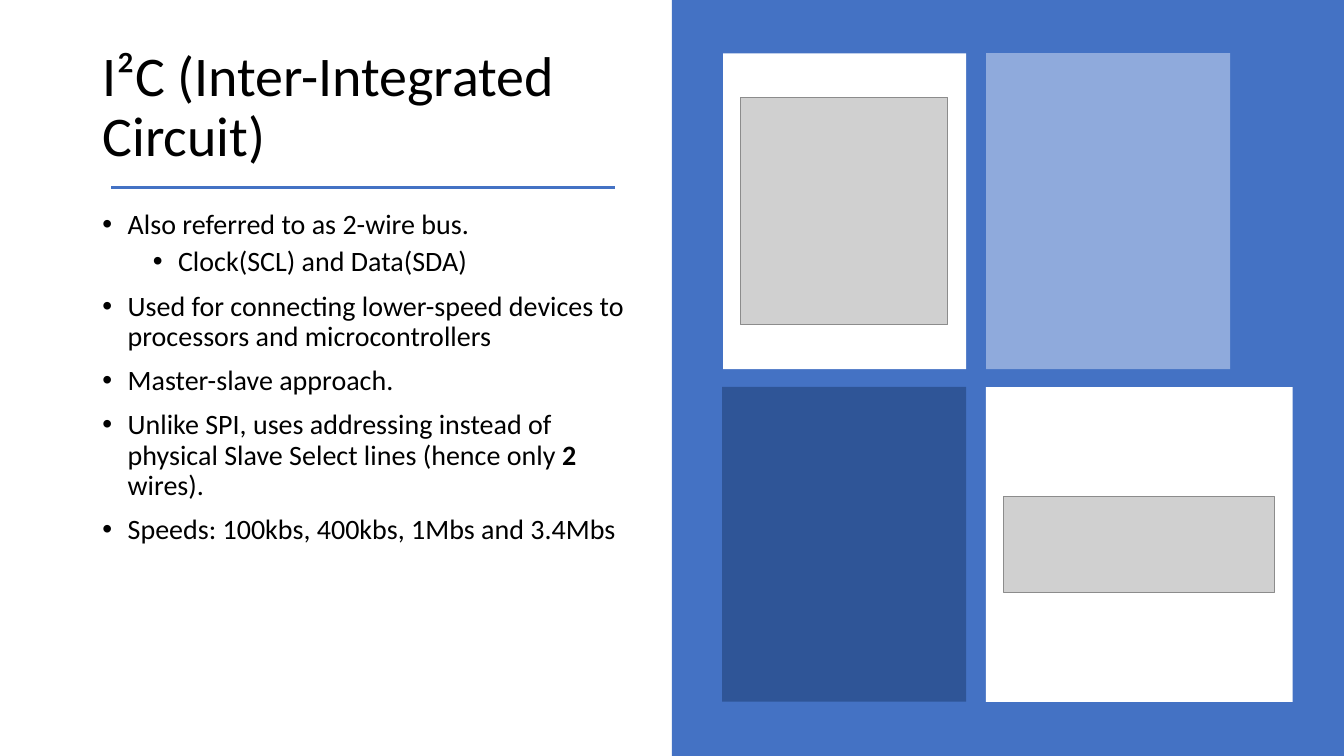
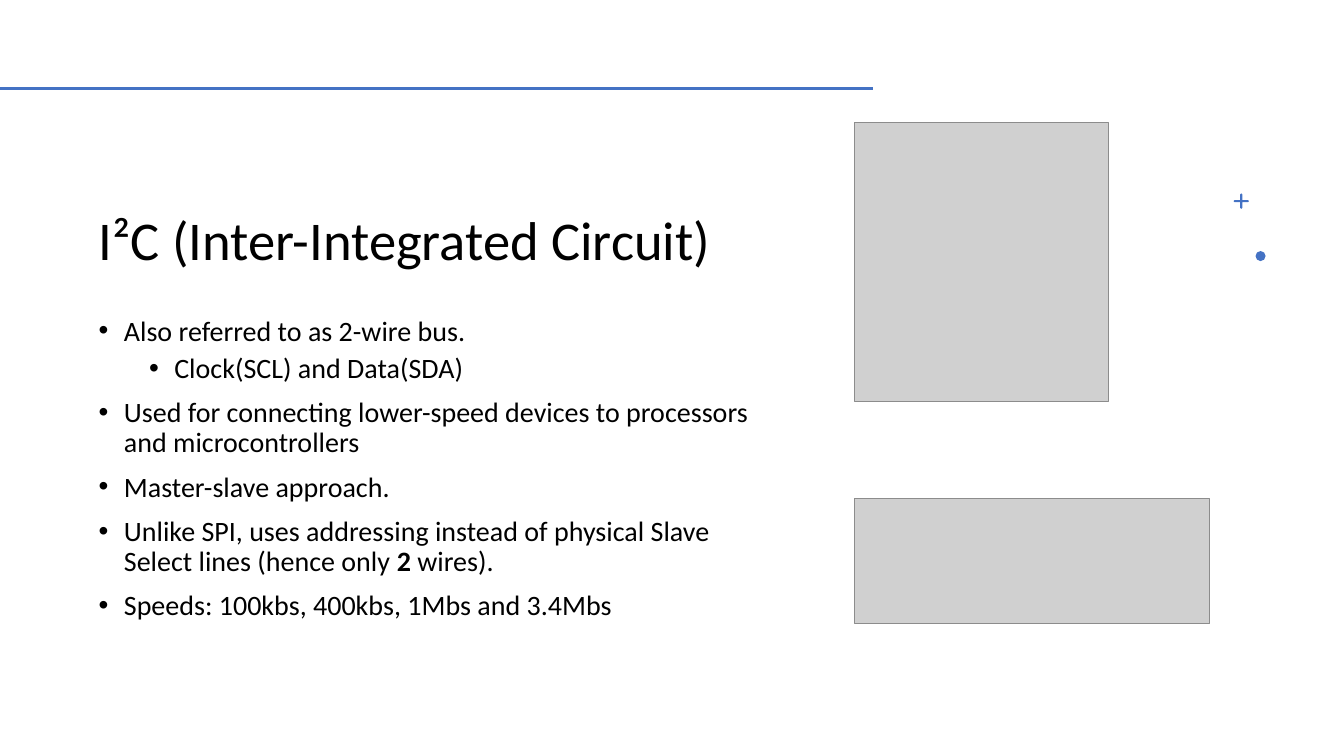
Before and after one commit to fxwalsh/IoT-Protocols-2026, a slide deck: slide 18 of topic-04/talk-4/Serial Bus Comms.pptx. Drawn at 1344x756 pixels with LibreOffice and Linux fonts; fonts in the diff are those of the drawing; grey boxes stand for pictures. Boxes give left, top, right and bottom in pixels: in the first picture for what was removed or moved away, otherwise in the second. Text is boxed around its words. In the diff, an @@ line names an element or a change of style, - is before the commit and + after.

```diff
--- a/topic-04/talk-4/Serial Bus Comms.pptx
+++ b/topic-04/talk-4/Serial Bus Comms.pptx
@@ rectangle removed at (x1=673, y1=0, x2=1344, y2=756) @@
@@ rectangle removed at (x1=723, y1=53, x2=966, y2=369) @@
@@ rectangle removed at (x1=986, y1=53, x2=1230, y2=370) @@
@@ line added from (0, 89) to (871, 89), #ED7D31 2 pt @@
@@ title "I²C (Inter-Integrated Circuit)" moved from (x1=102, y1=52, x2=554, y2=164) to (x1=99, y1=218, x2=710, y2=270) @@
@@ title "I²C (Inter-Integrated Circuit)" at (x1=99, y1=218, x2=710, y2=270): size 40 to 39 pt @@
@@ picture resized from (x1=740, y1=97, x2=948, y2=325) to (x1=855, y1=123, x2=1109, y2=401) @@
@@ line removed from (111, 188) to (615, 188) @@
@@ freeform shape added at (x1=1234, y1=194, x2=1249, y2=209), fill #4472C4 @@
@@ freeform shape added at (x1=1256, y1=251, x2=1266, y2=261), fill #4472C4 @@
@@ text "Also referred to as 2-wire ..." rewrapped from (x1=128, y1=214, x2=624, y2=544) to (x1=124, y1=321, x2=748, y2=620) @@
@@ rectangle removed at (x1=722, y1=387, x2=966, y2=702) @@
@@ rectangle removed at (x1=986, y1=387, x2=1293, y2=702) @@
@@ picture resized from (x1=1004, y1=497, x2=1275, y2=593) to (x1=855, y1=499, x2=1210, y2=624) @@
```
Also in this commit, not shown: 5 other slides changed, 36 other files.
